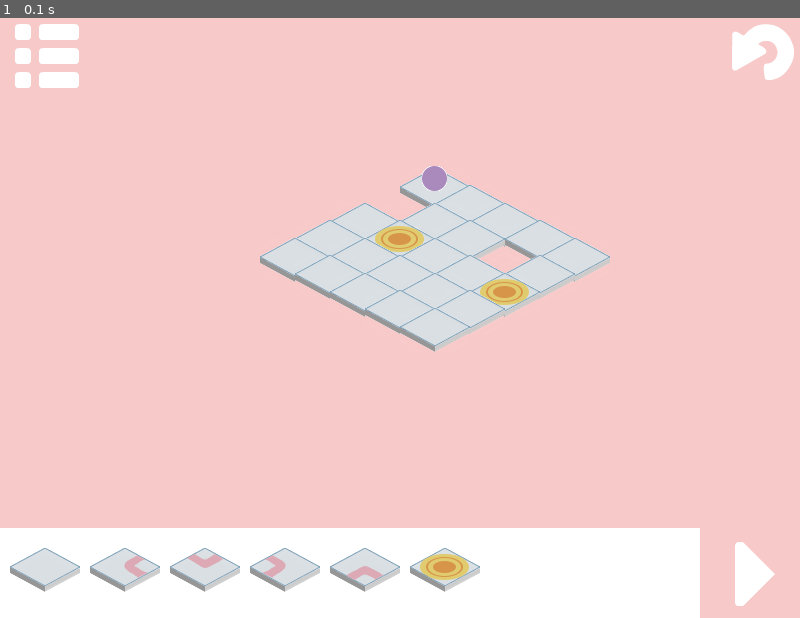
Above: before the commit, frame 1.
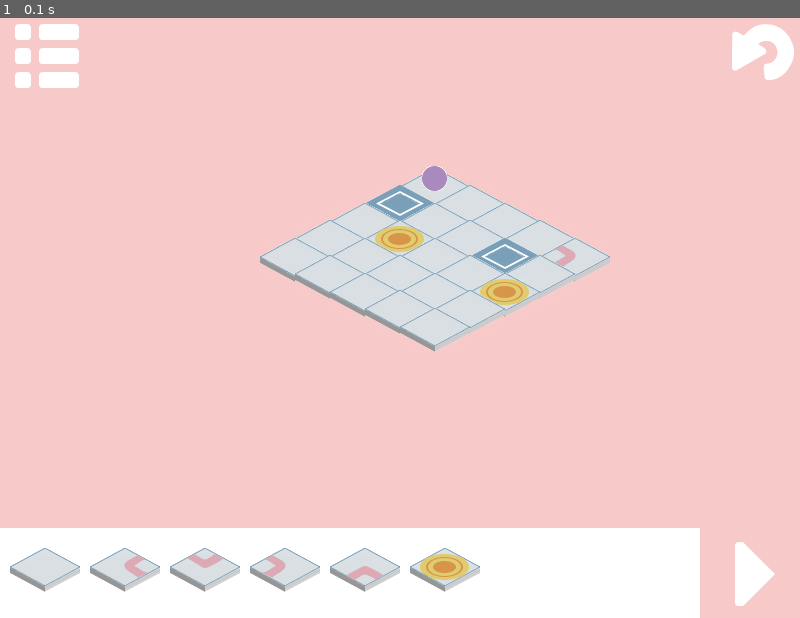
Above: after the commit, the same moment.

Repository: ameliakuang/112TP
Game: pygame game, started from trial/Game.py
Two runs of this game, one before a commit and one after it. Both use one fixed random seed, a clock stepped at 60 frames per second and the inputs below.
Inputs:
- Up to frame 1 (0.1 s): no input

The runs differ from the first frame. In frame 1, 0.5% of the frame differs, in the area x 45-72%, y 27-43%.

Commit message:
add a few instructions for the ball to move, but incomplete

Diff:
--- a/trial/Board.py
+++ b/trial/Board.py
@@ -43,7 +43,7 @@
                 [0, 0, 5,0,0],
                 [0, 0, 0,0,0],
                 [0, 8, 0,0,0],
-                [0, 0, 5,0,0]]
+                [3, 0, 5,0,0]]
 
 
 
@@ -71,7 +71,7 @@
                     centered_x = screen.get_rect().centerx + iso_x
                     centered_y = screen.get_rect().centery//2 + iso_y
                     screen.blit(tileImage, (centered_x, centered_y))
-                elif(num in range(1,4)):
+                elif(num in range(1,5)):
                     tile = DireTile(num)
                     tileImage = tile.image
                     iso_x, iso_y = utility.mapToIso(row, col, self.halfTileWidth, self.halfTileHeight)
@@ -87,6 +87,13 @@
                     centered_y = screen.get_rect().centery//2 + iso_y
                     #pygame.draw.rect(screen, (0,0,0), (centered_x, centered_y, tileRect[2], tileRect[3]))
                     screen.blit(tileImage, (centered_x, centered_y))
+                elif(num == 8):
+                    tile = TargetTile()
+                    tileImage = tile.image
+                    iso_x, iso_y = utility.mapToIso(row, col, self.halfTileWidth, self.halfTileHeight)
+                    centered_x = screen.get_rect().centerx + iso_x
+                    centered_y = screen.get_rect().centery//2 + iso_y
+                    screen.blit(tileImage, (centered_x, centered_y))
                 else:
                     continue
 
--- a/trial/Player.py
+++ b/trial/Player.py
@@ -36,11 +36,14 @@
             self.drow = 1
         # check for direction tiles
         elif(num == 1):
-            self.drow = 1
+            self.drow = 0
+            self.dcol = -1
         elif(num == 2):
-            self.drow = -1
+            self.drow = 0
+            self.dcol = -1
         elif(num == 3):
-            pass
+            self.drow = 0
+            self.dcol = 1
 
         self.row += self.drow
         self.col += self.dcol
--- a/trial/Tiles.py
+++ b/trial/Tiles.py
@@ -12,7 +12,7 @@
 class Tile(pygame.sprite.Sprite):
     def __init__(self):
         pygame.sprite.Sprite.__init__(self)
-        super(Tile, self).__init__()
+        #super(Tile, self).__init__()
         self.image = pygame.image.load('images/tiles/normal.png').convert_alpha()
         self.rect = self.image.get_rect()
         self.type = 0
@@ -33,7 +33,6 @@
         self.rect = self.image.get_rect()
         self.type = 5
 
-# add a class for jump tiles
 
 class TargetTile(Tile):
     def __init__(self):
Not shown, changed: trial/images/.DS_Store
Not shown, changed: trial/images/icons/.DS_Store
